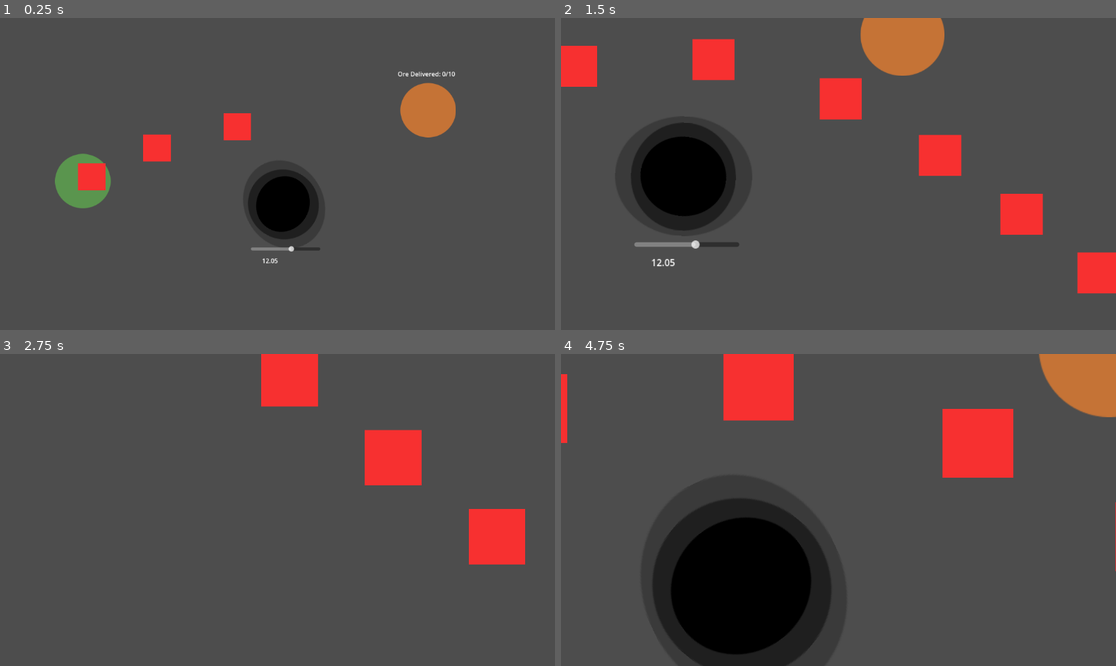
Above: before the commit, frames 1-4 (two rows, left to right).
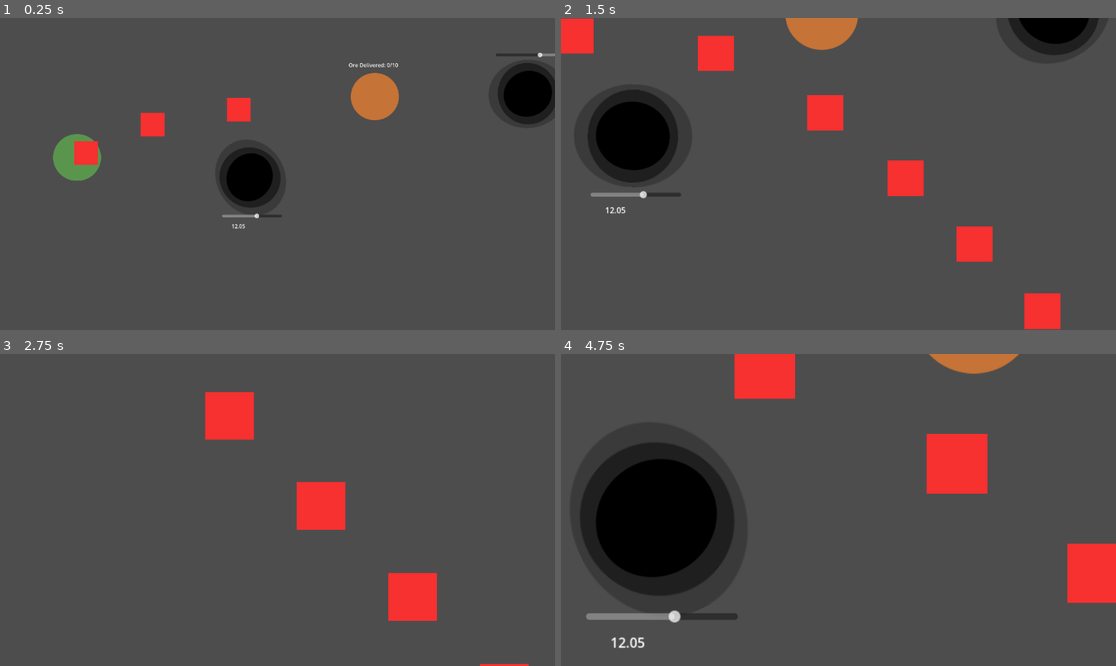
Above: after the commit, the same moments.

Repository: lethalgem/lemmings-forge-game
Game: Godot game, scene res://scenes/game.tscn
The game is run twice, just before and just after one commit, with the same random seed, the same clock (stepped at 60 frames per second) and the same inputs.
Inputs (mouse positions are in pixels of both pictures, inside the frame that each line leads up to):
- Up to frame 1 (0.25 s): no input
- Up to frame 2 (1.5 s): move the mouse to (960, 158) at 0.52 s; hold D (pan_right) 0.53-1.28 s; hold E (zoom_in) 0.53-1.28 s; click (960, 158) at 0.67 s; move the mouse to (727, 189) at 1.27 s; hold S (pan_down) from 1.28 s (still down); tap Q (zoom_out) at 1.35 s
- Up to frame 3 (2.75 s): move the mouse to (333, 441) at 2.02 s; release S (pan_down) at 2.03 s; hold D (pan_right) from 2.03 s (still down); hold E (zoom_in) from 2.03 s (still down)
- Up to frame 4 (4.75 s): move the mouse to (810, 572) at 2.77 s; release D (pan_right) at 2.78 s; release E (zoom_in) at 2.78 s; hold W (pan_up) 2.78-3.53 s; tap Q (zoom_out) at 2.85, 4.35 s; click (810, 572) at 2.92 s; move the mouse to (1005, 556) at 3.52 s; hold E (zoom_in) 3.53-4.28 s; hold A (pan_left) from 3.53 s (still down); move the mouse to (672, 463) at 4.27 s

The runs differ from the first frame. In frame 1, 11% of the frame differs, in the area x 9-100%, y 11-79%; in frame 2, 21%; in frame 3, 9.5%; in frame 4, 30%, in the area x 0-100%, y 0-100%.

Commit message:
Add a second level

Diff:
--- a/scenes/game.tscn
+++ b/scenes/game.tscn
@@ -1,7 +1,8 @@
-[gd_scene load_steps=3 format=3 uid="uid://bdi0jax0gnkmo"]
+[gd_scene load_steps=4 format=3 uid="uid://bdi0jax0gnkmo"]
 
 [ext_resource type="Script" path="res://scripts/game.gd" id="1_61p2q"]
 [ext_resource type="PackedScene" uid="uid://dv05xskla0hqt" path="res://scenes/level_0.tscn" id="2_wjco7"]
+[ext_resource type="PackedScene" uid="uid://bswfqhoswxu0q" path="res://scenes/level_1.tscn" id="3_a3tgt"]
 
 [node name="Game" type="Node2D"]
 script = ExtResource("1_61p2q")
@@ -9,7 +10,13 @@
 [node name="Level0" parent="." instance=ExtResource("2_wjco7")]
 unique_name_in_owner = true
 position = Vector2(-492, -342)
-scale = Vector2(0.8, 0.8)
+scale = Vector2(0.69, 0.69)
+
+[node name="Level1" parent="." instance=ExtResource("3_a3tgt")]
+unique_name_in_owner = true
+position = Vector2(932, -32)
+rotation = -3.14159
+scale = Vector2(0.69, 0.69)
 
 [node name="GameCamera" type="Camera2D" parent="."]
 unique_name_in_owner = true
--- a/scenes/level_0.tscn
+++ b/scenes/level_0.tscn
@@ -1,12 +1,12 @@
 [gd_scene load_steps=5 format=3 uid="uid://dv05xskla0hqt"]
 
-[ext_resource type="Script" path="res://scripts/level.gd" id="1_j08g6"]
+[ext_resource type="Script" path="res://scripts/level_0.gd" id="1_j34p6"]
 [ext_resource type="PackedScene" uid="uid://bwd1ajpap6kfd" path="res://scenes/planet.tscn" id="2_jcugo"]
-[ext_resource type="PackedScene" uid="uid://c0u3fk2iyjxa4" path="res://scenes/Forge.tscn" id="3_qbjau"]
+[ext_resource type="PackedScene" uid="uid://c0u3fk2iyjxa4" path="res://scenes/forge.tscn" id="3_qbjau"]
 [ext_resource type="PackedScene" uid="uid://b5exmk65lrs0v" path="res://scenes/black_hole.tscn" id="4_5vav4"]
 
 [node name="Level0" type="Node2D" node_paths=PackedStringArray("planet")]
-script = ExtResource("1_j08g6")
+script = ExtResource("1_j34p6")
 debug_enabled = true
 planet = NodePath("Planet")
 
--- /dev/null
+++ b/scenes/level_1.tscn
@@ -0,0 +1,32 @@
+[gd_scene load_steps=5 format=3 uid="uid://bswfqhoswxu0q"]
+
+[ext_resource type="Script" path="res://scripts/level_1.gd" id="1_scyny"]
+[ext_resource type="PackedScene" uid="uid://bwd1ajpap6kfd" path="res://scenes/planet.tscn" id="1_t0oup"]
+[ext_resource type="PackedScene" uid="uid://c0u3fk2iyjxa4" path="res://scenes/forge.tscn" id="2_cid4t"]
+[ext_resource type="PackedScene" uid="uid://b5exmk65lrs0v" path="res://scenes/black_hole.tscn" id="3_aukuy"]
+
+[node name="Level1" type="Node2D" node_paths=PackedStringArray("planet")]
+script = ExtResource("1_scyny")
+debug_enabled = true
+id = 1
+planet = NodePath("Planet")
+
+[node name="Planet" parent="." instance=ExtResource("1_t0oup")]
+position = Vector2(130, 554)
+
+[node name="Forge" parent="." node_paths=PackedStringArray("level") instance=ExtResource("2_cid4t")]
+position = Vector2(1058, 186)
+level = NodePath("..")
+
+[node name="OreCountLabel" type="Label" parent="Forge"]
+unique_name_in_owner = true
+offset_right = 40.0
+offset_bottom = 23.0
+
+[node name="BlackHole" parent="." instance=ExtResource("3_aukuy")]
+unique_name_in_owner = true
+position = Vector2(536, 534)
+
+[node name="BlackHole2" parent="." instance=ExtResource("3_aukuy")]
+unique_name_in_owner = true
+position = Vector2(598, 196)
--- a/scripts/game.gd
+++ b/scripts/game.gd
@@ -6,11 +6,12 @@
 
 @onready var camera = %GameCamera
 @onready var level_0 = %Level0
+@onready var level_1 = %Level1
 
 var camera_enabled = true
 
 func _ready():
-	level_0.start()
+	enter_level_0()
 
 func _process(delta):
 	# camera panning controls
@@ -36,6 +37,12 @@
 		print(camera.zoom)
 		create_tween().tween_property(camera, "zoom", new_camera_zoom.clamp(Vector2(0.1, 0.1), Vector2(5, 5)), 0.05).set_ease(Tween.EASE_IN_OUT)
 
+func enter_level_0():
+	level_0.start()
+
 func _on_level_0_level_completed():
 	print("level_0 done")
-	pass # Replace with function body.
+	enter_level_1()
+
+func enter_level_1():
+	level_1.start()
--- a/scripts/level.gd
+++ b/scripts/level.gd
@@ -9,16 +9,11 @@
 @export var planet: Planet
 
 @onready var ore_count_label: Label = %OreCountLabel
-@onready var black_hole: BlackHole = %BlackHole
 
 var ores_delivered = 0
 
 func _ready():
-
-	%BlackHole.setInitalGravity(12)
-
 	planet.setLevel(self)
-	black_hole.setParent(self)
 	if debug_enabled:
 		planet.startCrates()
 
--- /dev/null
+++ b/scripts/level_0.gd
@@ -0,0 +1,9 @@
+extends Level
+
+@onready var black_hole: BlackHole = %BlackHole
+
+func _ready():
+	super()
+	print("ready")
+	black_hole.setParent(self)
+	black_hole.setInitalGravity(12)
--- /dev/null
+++ b/scripts/level_1.gd
@@ -0,0 +1,10 @@
+extends Level
+
+
+@onready var black_hole: BlackHole = %BlackHole
+@onready var black_hole_2: BlackHole = %BlackHole2
+
+func _ready():
+	super()
+	black_hole.setParent(self)
+	black_hole_2.setParent(self)
--- a/scripts/planet.gd
+++ b/scripts/planet.gd
@@ -7,6 +7,7 @@
 var ores_in_gravity_well = []
 
 func setLevel(level):
+	print("setting level")
 	_level = level
 
 func _on_body_entered(body):
